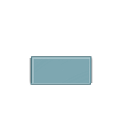
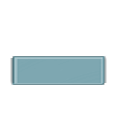
Revision of a layered 118 x 127 image; what changed, layer by layer:
painted on "Layer 3" over [10,56,107,85]
